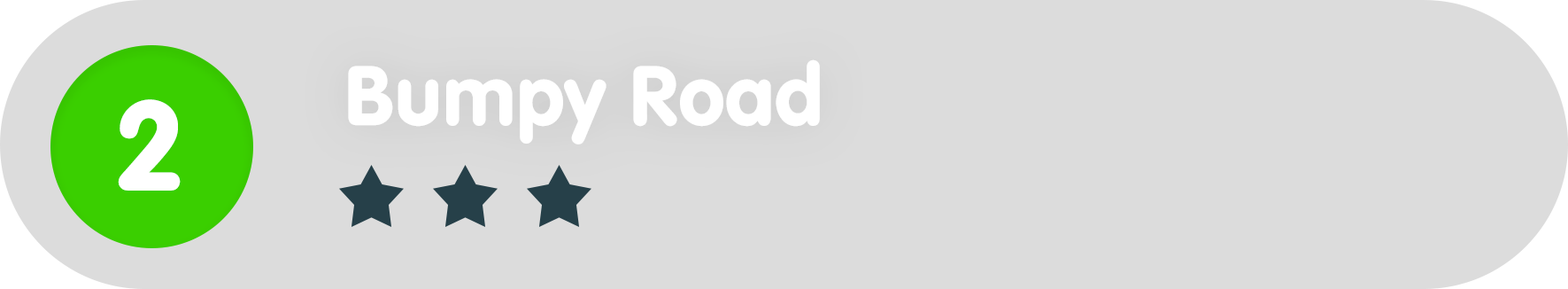
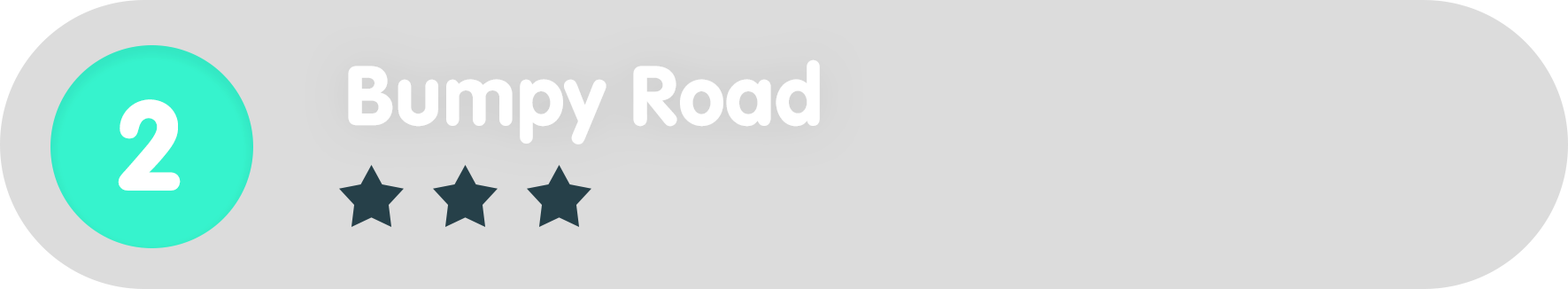
Two versions of the same layered image (1568px x 289px). Layer-by-layer changes:
painted on "Ellipse_green" over [50,45,254,248]
